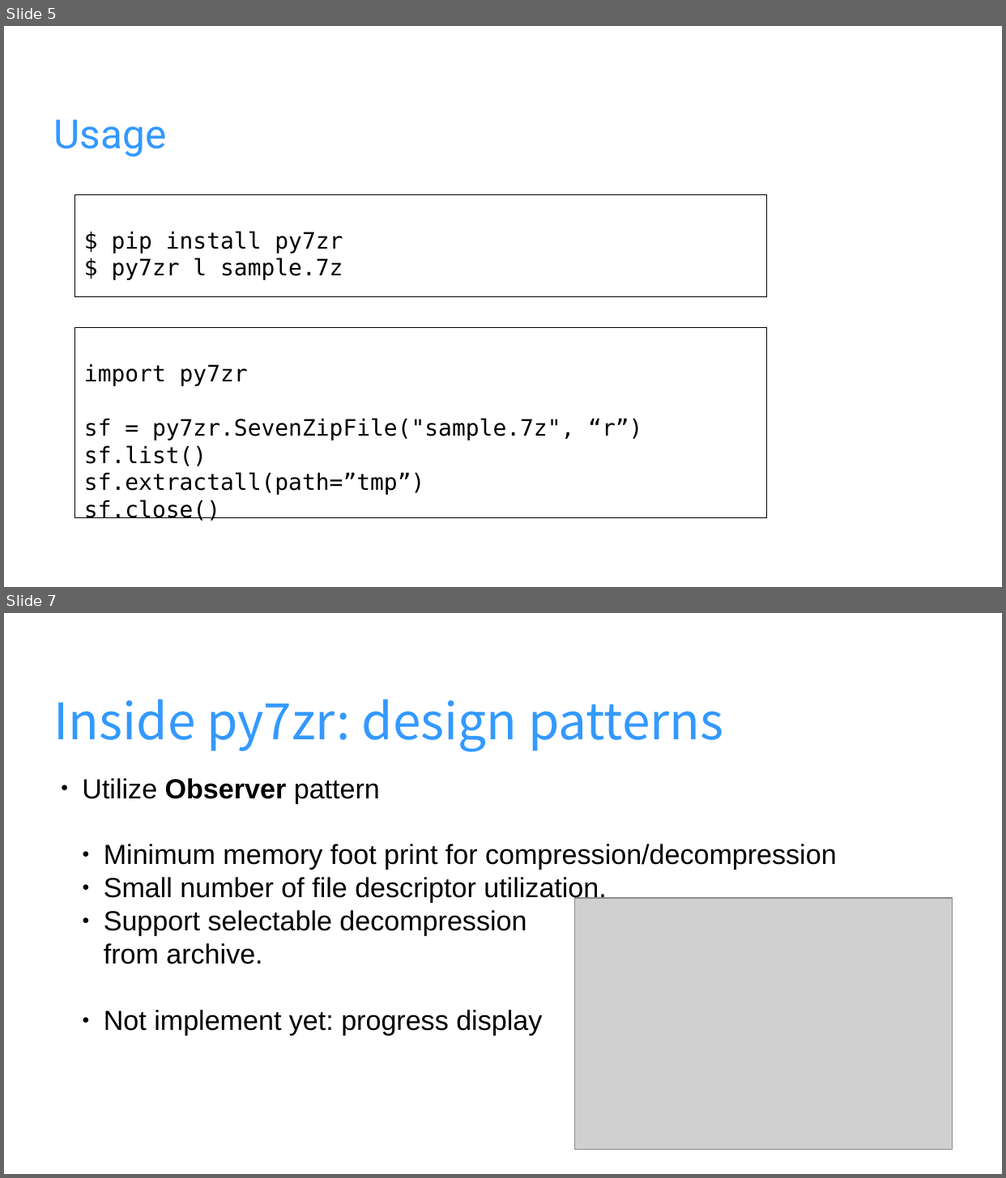
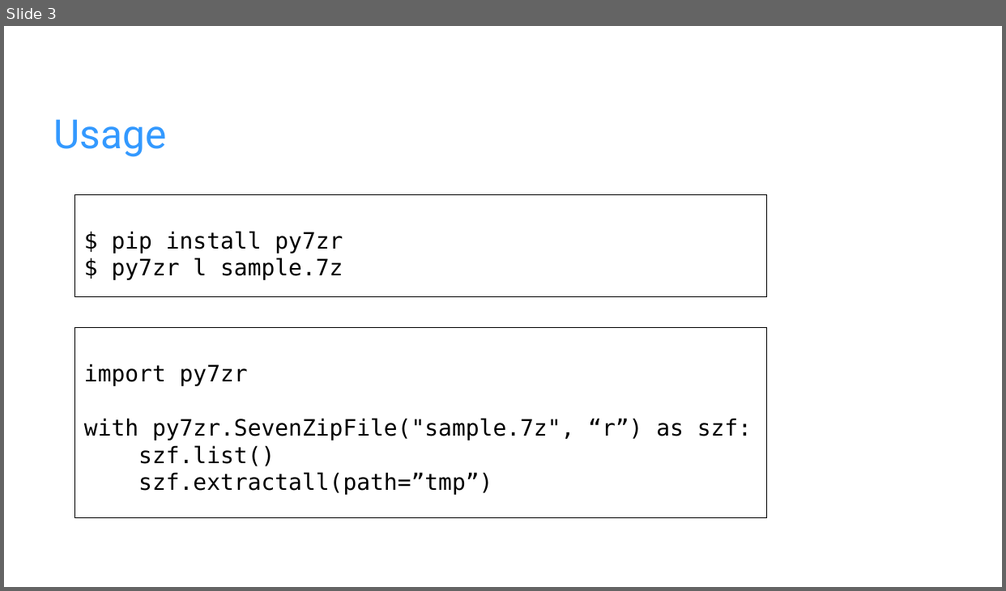
Before and after one commit to miurahr/py7zr, a slide deck: docs/presentations/Introduction_of_py7zr.odp. Shown one above the other, each under a label of ours: slides 5 and 7 before the commit, slide 3 after it; the slides between them are not shown. The pictures are 1006x1178 and 1006x591 pixels, drawn with LibreOffice and Linux fonts; fonts in the diff are those of the drawing; grey boxes stand for pictures; background and template pictures are left out. Boxes give left, top, right and bottom in pixels: in the first picture for what was removed or moved away, otherwise in the second. Text is boxed around its words. In the diff, an @@ line names an element or a change of style, - is before the commit and + after.

```diff
--- a/docs/presentations/Introduction_of_py7zr.odp
+++ b/docs/presentations/Introduction_of_py7zr.odp
@@ slide 7 removed at box(4, 613, 1002, 1174), background picture (left out) @@
@@ title removed at box(54, 699, 723, 752) @@
-Inside py7zr: design patterns
@@ text removed at box(82, 778, 837, 1036) @@
-● Utilize Observer pattern
-  ● Minimum memory foot print for compression/decompression
-  ● Small number of file descriptor utilization.
-  ● Support selectable decompression
-    from archive.
-  ● Not implement yet: progress display
@@ picture removed at box(574, 898, 953, 1150) @@
@@ what was slide 5 is now slide 3 @@
@@ slide 3 changed as well @@
@@ text in rectangle at box(84, 418, 752, 495): text changed @@
-sf = py7zr.SevenZipFile("sample.7z", “r”)
-sf.list()
-sf.extractall(path=”tmp”)
-sf.close()
+with py7zr.SevenZipFile("sample.7z", “r”) as szf:
+szf.list()
+szf.extractall(path=”tmp”)
```
Also in this commit, not shown: 5 other slides changed, 3 slides added, 4 other slides removed, 1 other file.
